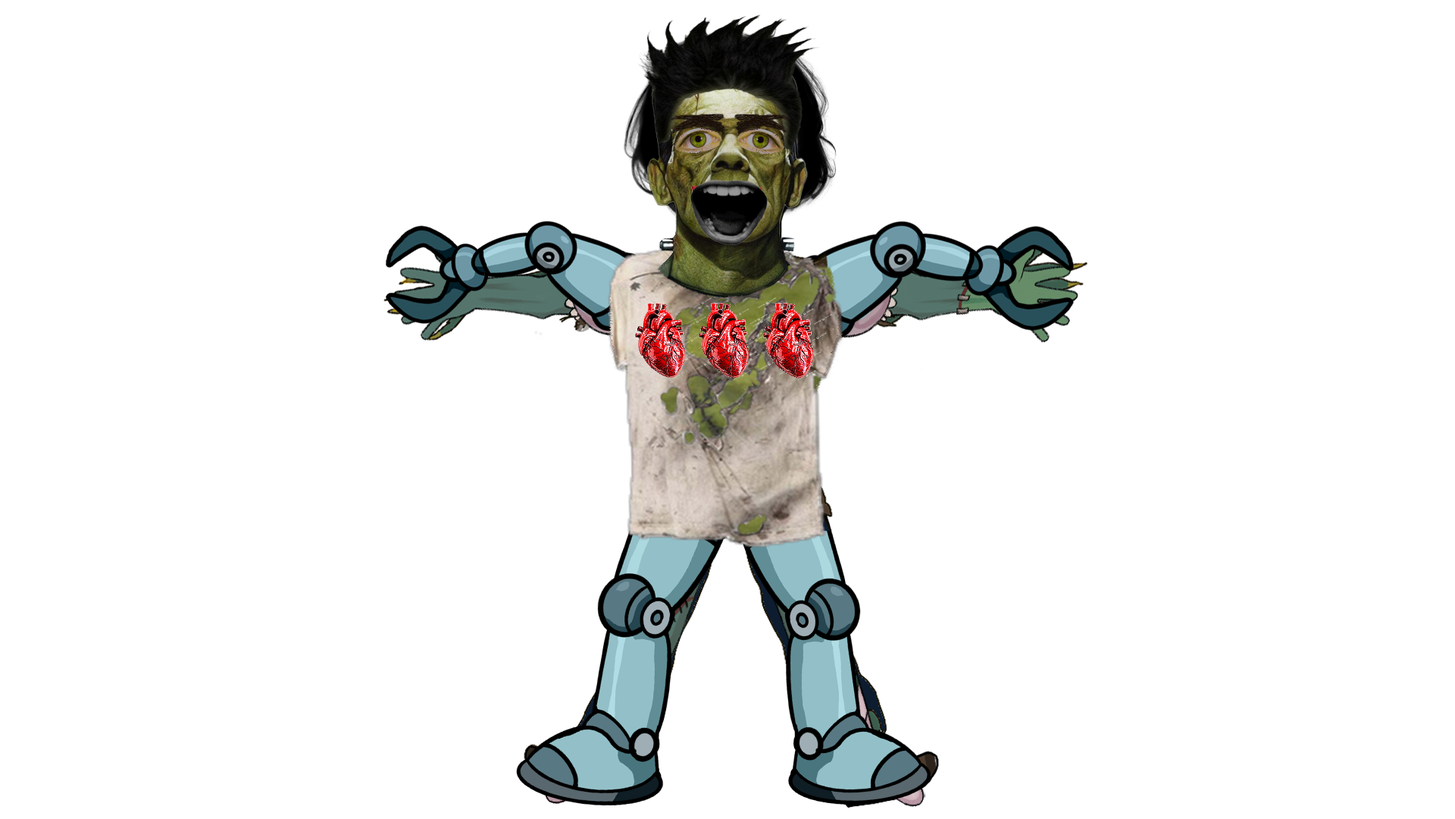
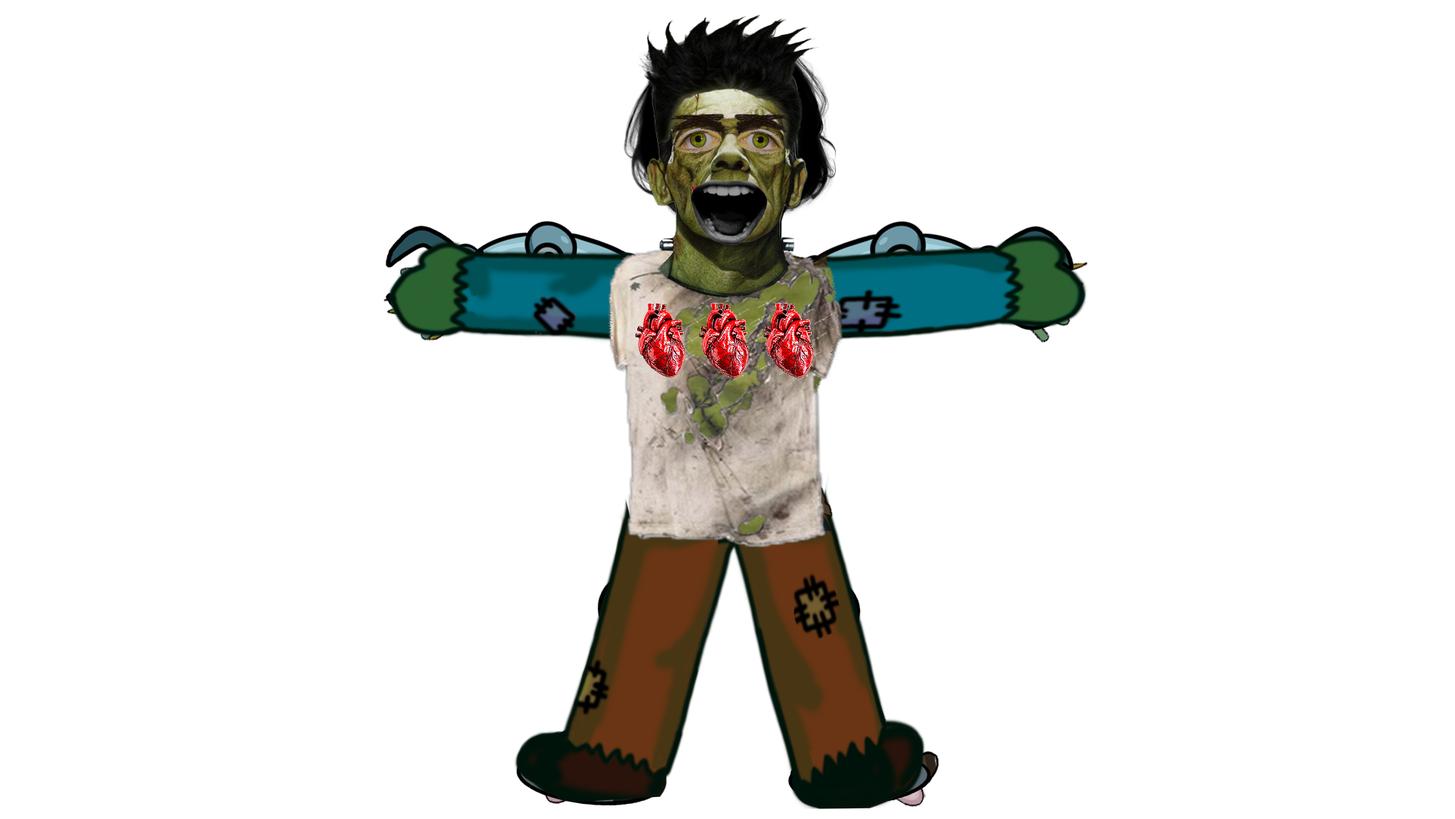
Two versions of the same layered image (w=1455, h=819). Layer-by-layer changes:
added layer "L Arm 4" in group "L Arm" over (387, 240, 633, 344)
added layer "R Arm 4" in group "R Arm" over (819, 234, 1089, 341)
added layer "R Leg 4" in group "R Leg" over (717, 466, 927, 809)
added layer "L Leg 4" in group "L Leg" over (513, 497, 751, 802)
